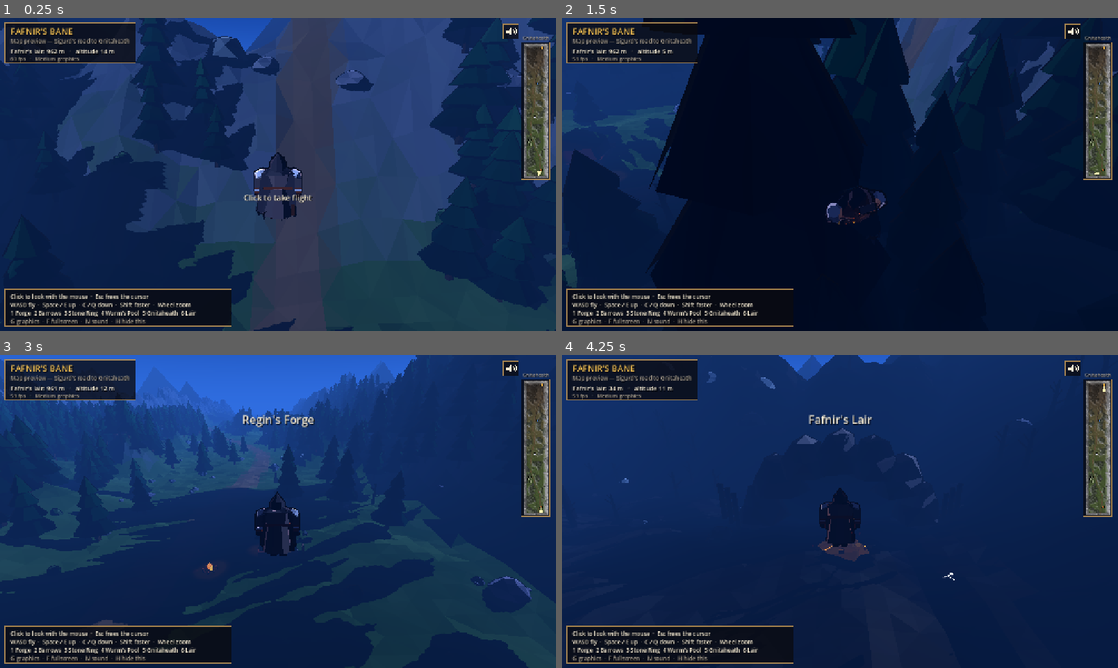
Above: before the commit, frames 1-4 (two rows, left to right).
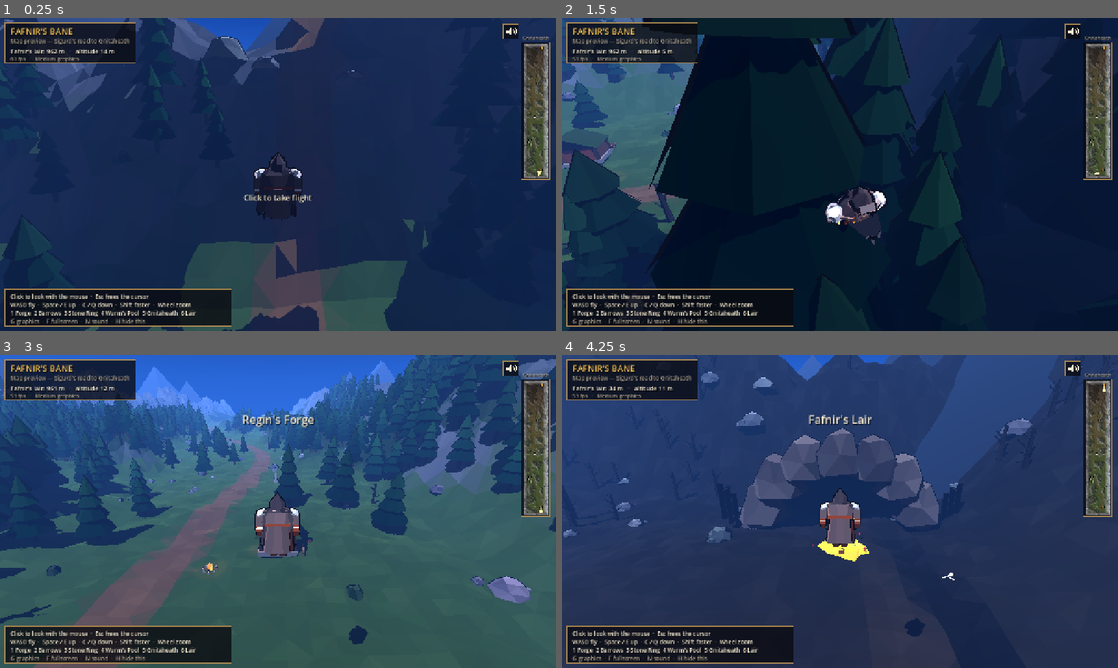
Above: after the commit, the same moments.

Repository: Kmad666/avalon-siege
Game: Godot game, scene res://scenes/main.tscn
Same seed, same stepped clock (60 frames per second), same inputs: the game is played once before the commit and once after it.
Inputs (mouse positions are in pixels of both pictures, inside the frame that each line leads up to):
- Up to frame 1 (0.25 s): no input
- Up to frame 2 (1.5 s): tap Enter at 0.5 s; move the mouse to (962, 158) at 0.52 s; hold D (fly_right) 0.53-1.28 s; hold Shift (fly_boost) 0.53-1.28 s; click (962, 158) at 0.67 s; move the mouse to (812, 174) at 1.27 s; hold W (fly_fwd) from 1.28 s (still down); tap E at 1.35 s
- Up to frame 3 (3 s): keep holding W (fly_fwd); move the mouse to (289, 505) at 2.02 s; tap Q at 2.1 s; move the mouse to (272, 517) at 2.77 s; tap 1 at 2.85 s; click (272, 517) at 2.92 s
- Up to frame 4 (4.25 s): keep holding W (fly_fwd); move the mouse to (878, 514) at 3.52 s; tap 6 at 3.6 s

The runs differ from the first frame. In frame 1, 33% of the frame differs, in the area x 0-100%, y 0-100%; in frame 2, 20%; in frame 3, 63%; in frame 4, 38%.

Commit message:
Daytime: high white sun, lighter haze, sky blues kept exact
Co-Authored-By: Claude Opus 5.5 <noreply@anthropic.com>
Claude-Session: https://claude.ai/code/session_01KidadRycBef9vnX6TmkFiq

Diff:
--- a/scripts/main.gd
+++ b/scripts/main.gd
@@ -82,11 +82,12 @@
 				InputMap.action_add_event(action, ev)
 
 
-## Blue hour over a dark land: a deep blue sky graded down to a bright
-## horizon, a pale moon throwing cold light and long shadows, and blue haze
-## that melts the far hills into the sky.
+## Bright day over a dark land: a deep blue sky graded down to a bright
+## horizon, a high white sun throwing crisp shadows, and blue haze that melts
+## the far hills into the sky.
 const SKY_TOP := Color(0.039, 0.18, 0.525)
 const SKY_HORIZON := Color(0.188, 0.427, 0.878)
+const EXPOSURE := 1.7
 
 const SKY_SHADER := """
 shader_type sky;
@@ -94,6 +95,7 @@
 uniform vec3 horizon_color;
 uniform vec3 ground_color;
 uniform float grade_height = 0.55;
+uniform float exposure = 1.0;     // undo the scene exposure so the blues stay exact
 
 vec3 to_linear(vec3 c) {
 	return mix(c / 12.92, pow((c + 0.055) / 1.055, vec3(2.4)), step(0.04045, c));
@@ -103,13 +105,14 @@
 	float y = EYEDIR.y;
 	vec3 col = mix(horizon_color, top_color, smoothstep(0.0, grade_height, y));
 	col = mix(col, ground_color, smoothstep(0.0, -0.08, y));
-	// The moon: a pale disc with a soft halo, where the light comes from.
+	// The sun: a hard white disc with a bright halo.
 	if (LIGHT0_ENABLED) {
 		float d = dot(EYEDIR, LIGHT0_DIRECTION);
-		col = mix(col, vec3(0.93, 0.95, 1.0), smoothstep(0.99955, 0.9997, d));
-		col += vec3(0.25, 0.3, 0.4) * pow(max(d, 0.0), 220.0) * 0.6;
+		col += vec3(0.5, 0.55, 0.5) * pow(max(d, 0.0), 90.0);
+		col = mix(col, vec3(1.0, 0.98, 0.92), smoothstep(0.9993, 0.9995, d));
 	}
-	COLOR = col;
+	vec3 lin = to_linear(col) / exposure;
+	COLOR = mix(lin * 12.92, 1.055 * pow(lin, vec3(1.0 / 2.4)) - 0.055, step(0.0031308, lin));
 }
 """
 
@@ -125,28 +128,28 @@
 	sm.set_shader_parameter("top_color", Vector3(SKY_TOP.r, SKY_TOP.g, SKY_TOP.b))
 	sm.set_shader_parameter("horizon_color", Vector3(SKY_HORIZON.r, SKY_HORIZON.g, SKY_HORIZON.b))
 	sm.set_shader_parameter("ground_color", Vector3(0.05, 0.09, 0.2))
+	sm.set_shader_parameter("exposure", EXPOSURE)
 	sky.sky_material = sm
 	env.background_mode = Environment.BG_SKY
 	env.sky = sky
 	env.ambient_light_source = Environment.AMBIENT_SOURCE_COLOR
-	env.ambient_light_color = Color(0.36, 0.46, 0.8)
-	env.ambient_light_energy = 0.95
-	# Linear tonemapping so the sky shows exactly the chosen blues.
+	env.ambient_light_color = Color(0.68, 0.74, 0.9)
+	env.ambient_light_energy = 1.0
+	# Linear tonemapping (the sky shader cancels the exposure) so the sky shows exactly the chosen blues.
 	env.tonemap_mode = Environment.TONE_MAPPER_LINEAR
-	env.tonemap_exposure = 1.0
+	env.tonemap_exposure = EXPOSURE
 	env.fog_enabled = true
-	env.fog_light_color = SKY_HORIZON.darkened(0.12)
-	env.fog_density = 0.0038
+	env.fog_light_color = SKY_HORIZON.lightened(0.08)
+	env.fog_density = 0.0017
 	env.fog_sun_scatter = 0.0
 	env.fog_sky_affect = 0.0
 	we.environment = env
 	add_child(we)
 	sun = DirectionalLight3D.new()
-	# A low moon ahead and to the left of the road north: long shadows, and
-	# visible in the sky as you fly toward the lair.
-	sun.rotation = Vector3(deg_to_rad(-24.0), deg_to_rad(118.0), 0)
-	sun.light_color = Color(0.85, 0.9, 1.0)
-	sun.light_energy = 3.6
+	# A high sun over your shoulder (south-west) as you travel north: the road ahead is sunlit.
+	sun.rotation = Vector3(deg_to_rad(-50.0), deg_to_rad(-35.0), 0)
+	sun.light_color = Color(1.0, 0.96, 0.88)
+	sun.light_energy = 3.9
 	sun.shadow_enabled = true
 	sun.shadow_bias = 0.06
 	sun.shadow_normal_bias = 1.5
Not shown, changed: README.md
